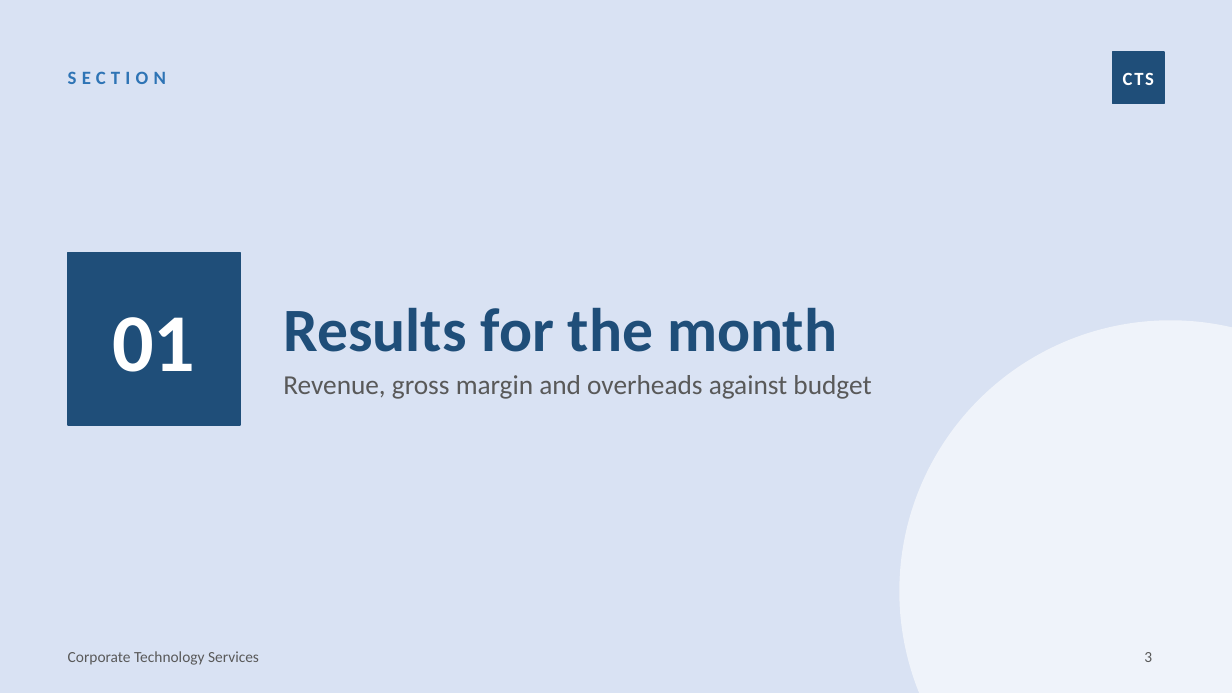
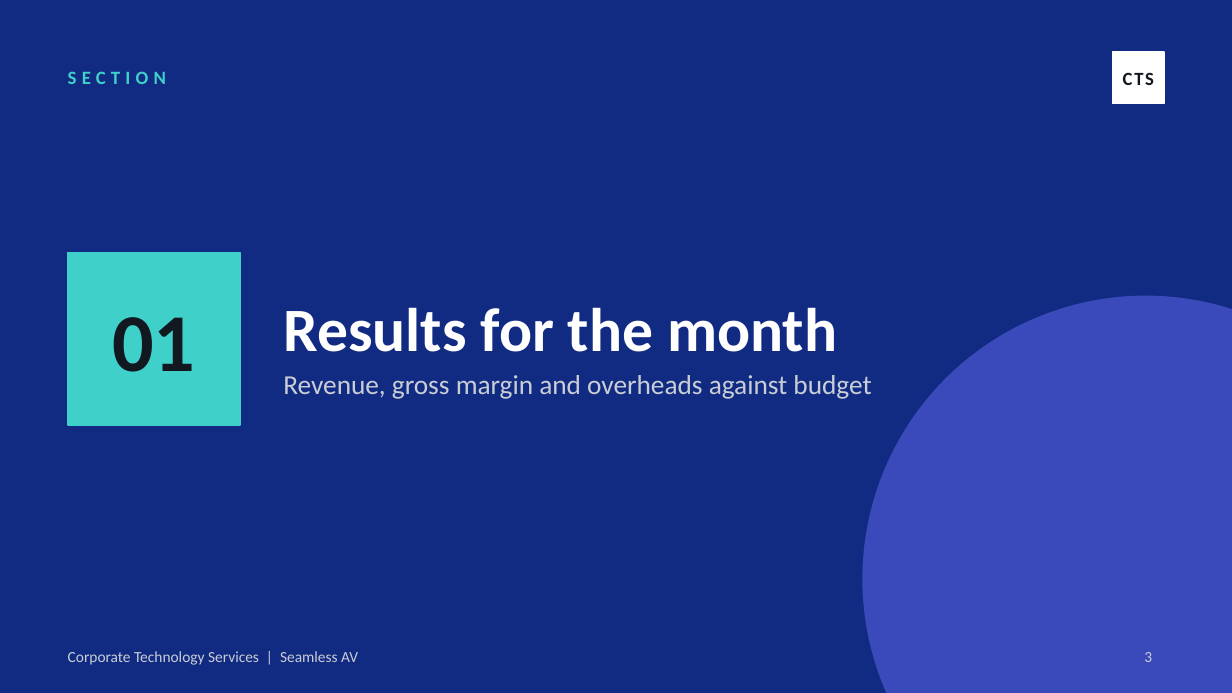
Before and after one commit to WesleyNelson-O33/Claude, a slide deck: slide 3 of presentation/CTS Presentation Template.pptx. Drawn at 1232x693 pixels with LibreOffice and Linux fonts; fonts in the diff are those of the drawing. Boxes give left, top, right and bottom in pixels: in the first picture for what was removed or moved away, otherwise in the second. Text is boxed around its words. In the diff, an @@ line names an element or a change of style, - is before the commit and + after.

```diff
--- a/presentation/CTS Presentation Template.pptx
+++ b/presentation/CTS Presentation Template.pptx
@@ background #D9E2F3 to #122B82 @@
@@ text "SECTION" at [68, 71, 166, 84]: text colour #2E74B5 to #3FD0C9 @@
@@ text "CTS" at [1123, 72, 1154, 85]: text colour #FFFFFF to #121820 @@
@@ rectangle at [1112, 52, 1164, 103]: fill #1F4E79 to #FFFFFF; outline #1F4E79 1 pt to #FFFFFF 1 pt; proportions changed @@
@@ text "01" at [112, 317, 195, 372]: text colour #FFFFFF to #121820 @@
@@ rectangle at [68, 253, 240, 425]: fill #1F4E79 to #3FD0C9; outline #1F4E79 1 pt to #3FD0C9 1 pt; proportions changed @@
@@ title "Results for the month" at [283, 307, 837, 352]: text colour #1F4E79 to #FFFFFF @@
@@ ellipse: place and size @@
-ellipse at [899, 320, 1232, 693]
+ellipse at [862, 296, 1232, 693]
@@ ellipse at [862, 296, 1232, 693]: fill #FFFFFF at 60% opacity to #6D71FF at 45% opacity @@
@@ text "Revenue, gross margin and overheads ..." at [283, 375, 871, 399]: text colour #595959 to #C9CED6 @@
@@ text at [68, 651, 358, 665]: text changed; text colour #595959 to #C9CED6 @@
-Corporate Technology Services
+Corporate Technology Services | Seamless AV
@@ page number at [1144, 652, 1152, 662]: text colour #595959 to #C9CED6 @@
```
Also in this commit, not shown: 7 other slides changed, 2 other files.
